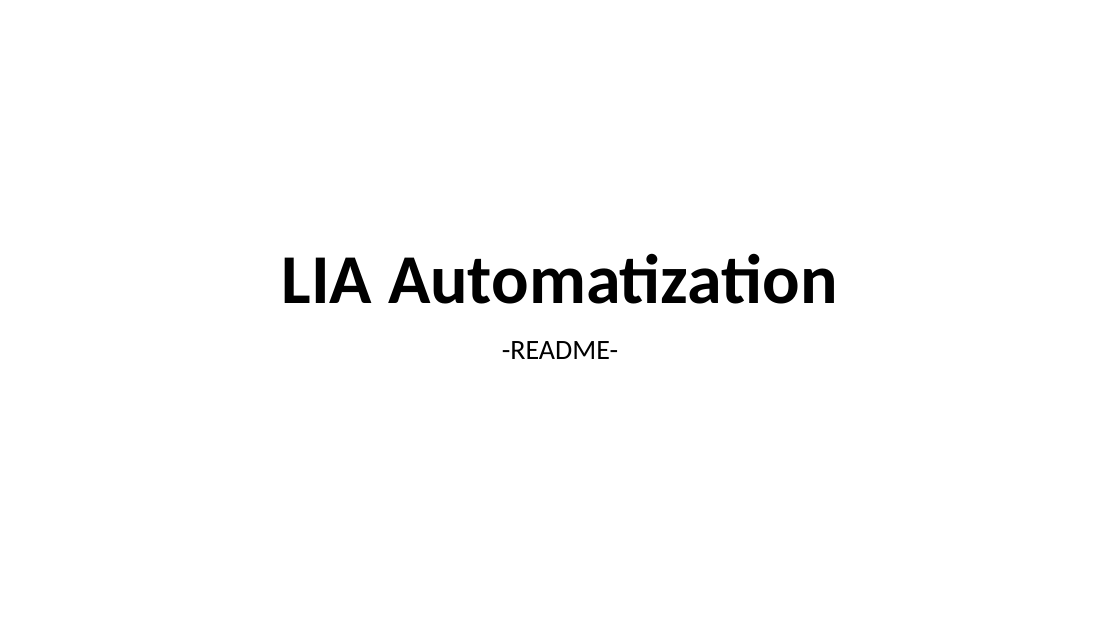
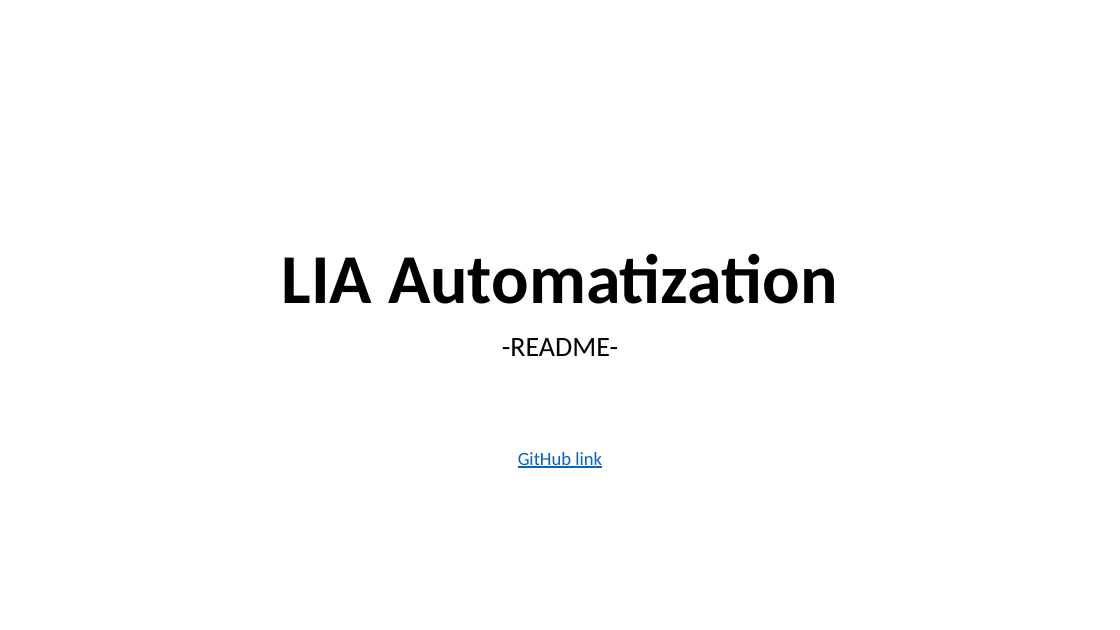
Before and after one commit to WFP-VAM/LIA, a slide deck: slide 1 of README.pptx. Drawn at 1120x630 pixels with LibreOffice and Linux fonts; fonts in the diff are those of the drawing. Boxes give left, top, right and bottom in pixels: in the first picture for what was removed or moved away, otherwise in the second. Text is boxed around its words. In the diff, an @@ line names an element or a change of style, - is before the commit and + after.

```diff
--- a/README.pptx
+++ b/README.pptx
@@ subtitle at (502, 338, 618, 356): line spacing 0.9 to 0.8 @@
@@ subtitle at (518, 452, 602, 468): paragraph added @@
+GitHub link
```
Also in this commit, not shown: 2 other slides changed, 1 other file.
